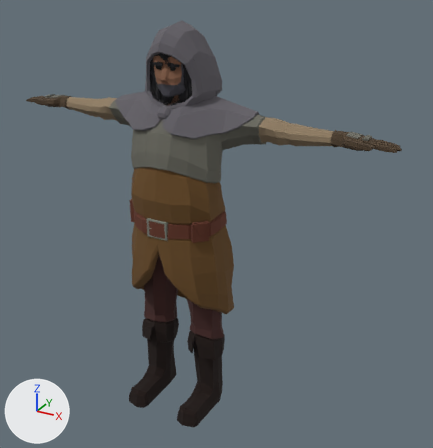
Two versions of the FBX model Assets/Models/Manager/Manager.fbx, one commit apart.
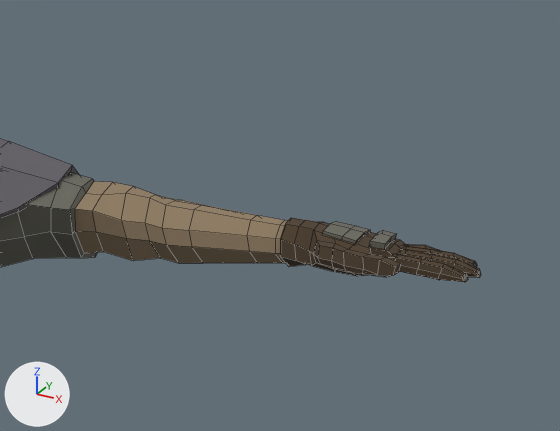
The first picture shows the older version from a camera (50 mm lens) standing at (2.6, -3.96, 3.92) and looking at (0.27, 0.27, 1.81). The close-ups show the older and then the newer version on the part from 54% to 99% of the width and 12% to 46% of the height of that picture. Only the edits that show in the close-ups are written down. Every picture has the same lights, and +X, +Y and +Z are marked at lower left. The close-ups show mesh edges as thin lines. Where no turn or scale is listed for an object, it has been applied to the vertices.

Names of what the first close-up shows: 'hoodShoulders', 'tunicArmor.002'.
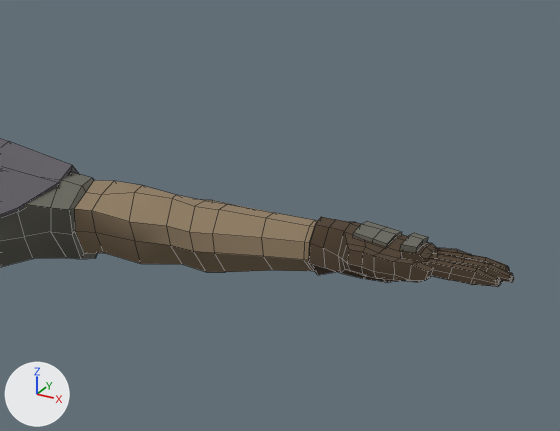
The change, as a list of edits to the scene's bpy script:
```text
Change me_plane_016:
    used by ob_tunicarmor_002; location = (0.004, 0.105, 0.024)
    remove me_plane_016.from_pydata(...)  # 1219 vertices, 1186 faces; spans x -1.77..1.77, y -0.39..0.4, z 0.79..2.89
    add me_plane_016.from_pydata(...)  # 1219 vertices, 1186 faces; spans x -1.85..1.85, y -0.39..0.4, z 0.79..2.89
    me_plane_016 part 1: the loose piece of 42 vertices spanning x 1.54..1.77, y 0.11..0.15, z 2.66..2.71 is moved by (0.08, 0.0, 0.0)
    me_plane_016 part 2: the loose piece of 42 vertices spanning x 1.53..1.75, y 0.16..0.22, z 2.66..2.71 is moved by (0.08, 0.0, 0.0)
    me_plane_016 part 3: the loose piece of 42 vertices spanning x 1.49..1.65, y 0.17..0.27, z 2.67..2.71 is moved by (0.08, 0.0, 0.0)
    me_plane_016 part 4: the loose piece of 42 vertices spanning x 1.53..1.75, y 0.06..0.11, z 2.66..2.71 is moved by (0.08, 0.0, 0.0)
    me_plane_016 part 5: the loose piece of 18 vertices spanning x 1.37..1.47, y 0.08..0.2, z 2.72..2.75 is moved by (0.08, 0.0, 0.01)
    me_plane_016 part 6: the loose piece of 12 vertices spanning x 1.5..1.54, y 0.09..0.2, z 2.72..2.74 is moved by (0.08, 0.0, 0.0)
    me_plane_016 part 7: 145 of 1219 vertices moved; they spanned x 0.82..1.59, y 0.01..0.26, z 2.59..2.78 and now span x 0.84..1.67, y 0.01..0.27, z 2.58..2.79; mean shift (0.07, 0.0, 0.0); largest move (0.94, 0.11, 2.75) -> (1.02, 0.11, 2.76)
    other edits to the shape of me_plane_016 do not show in these pictures
```

Boxes (x1, y1, x2, y2) around the edits, measured in the close-ups (560 x 431 px; the box of a moved part takes in the faces that stretch with it):
'tunicArmor.002', reshaped
    before: (0, 173, 481, 282)
    after: (0, 173, 514, 286)
part 1 of me_plane_016, moved or reshaped
    before: (398, 250, 481, 277)
    after: (430, 254, 514, 282)
part 2 of me_plane_016, moved or reshaped
    before: (403, 246, 477, 267)
    after: (434, 250, 509, 272)
part 3 of me_plane_016, moved or reshaped (mostly hidden)
    before: (406, 244, 440, 251)
    after: (438, 248, 471, 255)
part 4 of me_plane_016, moved or reshaped
    before: (386, 254, 468, 282)
    after: (419, 258, 501, 286)
part 5 of me_plane_016, moved or reshaped
    before: (323, 221, 370, 243)
    after: (353, 221, 402, 247)
part 6 of me_plane_016, moved or reshaped
    before: (369, 230, 397, 249)
    after: (400, 233, 428, 253)
part 7 of me_plane_016, moved or reshaped
    before: (92, 182, 407, 277)
    after: (92, 181, 439, 283)
